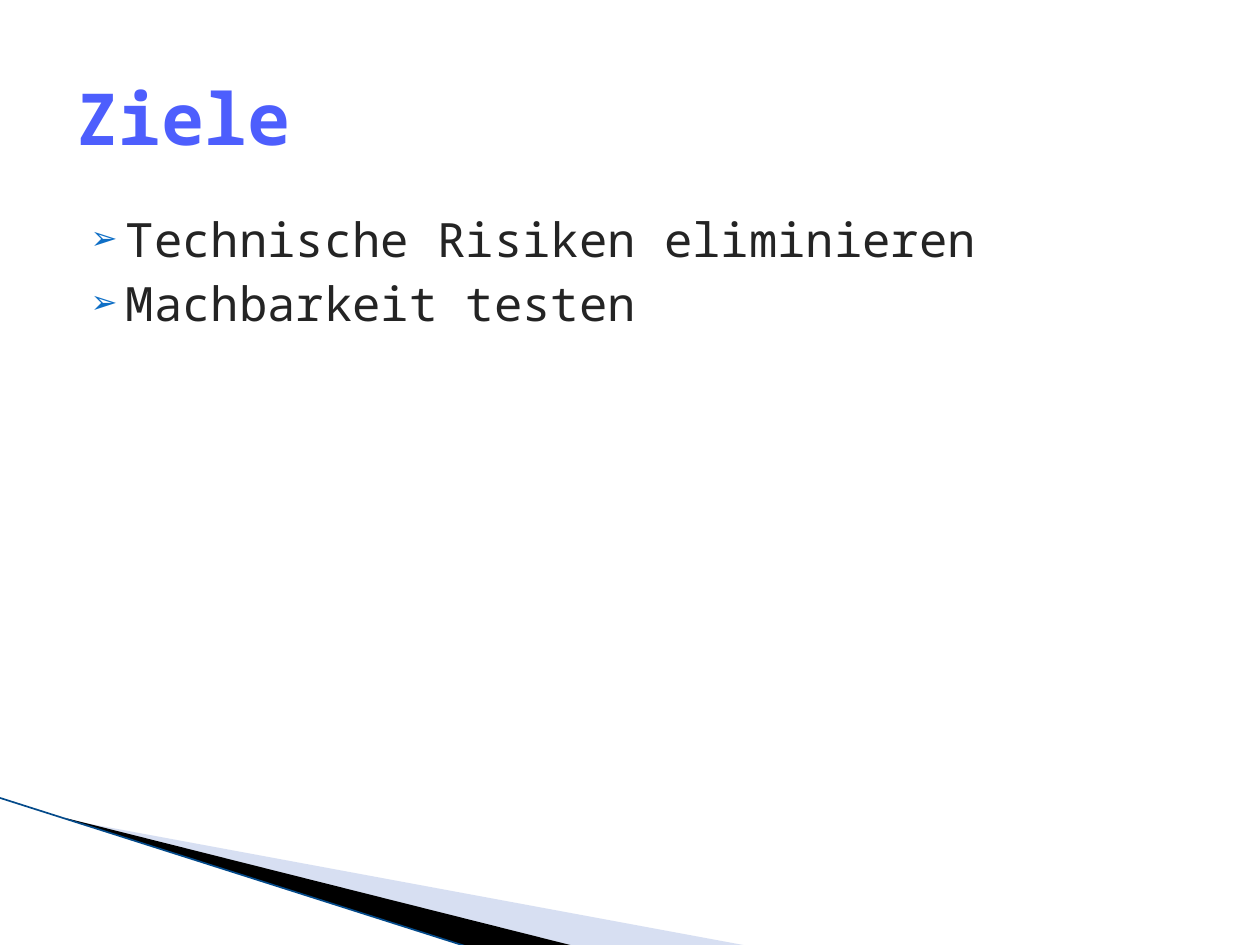
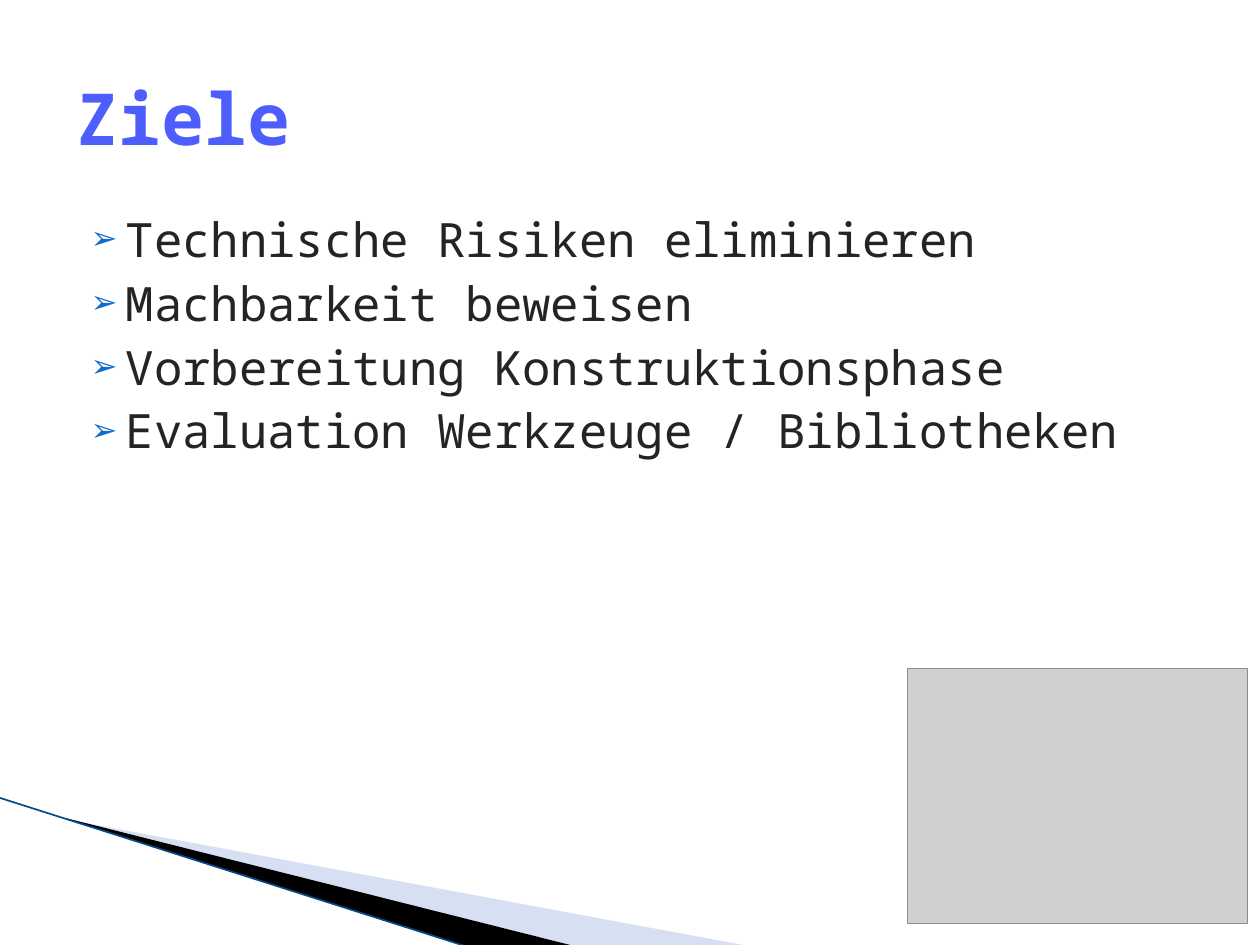
Before and after one commit to lukaselmer/hsr-mrt-software-engineering-2-project, a slide deck: slide 3 of doc/05_Design/praesentation.pptx. Drawn at 1260x945 pixels with LibreOffice and Linux fonts; fonts in the diff are those of the drawing; grey boxes stand for pictures; background and template pictures are left out. Boxes give left, top, right and bottom in pixels: in the first picture for what was removed or moved away, otherwise in the second. Text is boxed around its words. In the diff, an @@ line names an element or a change of style, - is before the commit and + after.

```diff
--- a/doc/05_Design/praesentation.pptx
+++ b/doc/05_Design/praesentation.pptx
@@ text at [126,285,1118,460]: text changed @@
-➢ Machbarkeit testen
+➢ Machbarkeit beweisen
+➢ Vorbereitung Konstruktionsphase
+➢ Evaluation Werkzeuge / Bibliotheken
@@ picture added at [907,669,1247,924] @@
```
Also in this commit, not shown: 5 other slides changed, 4 slides added, 3 slides removed, 2 other files.
